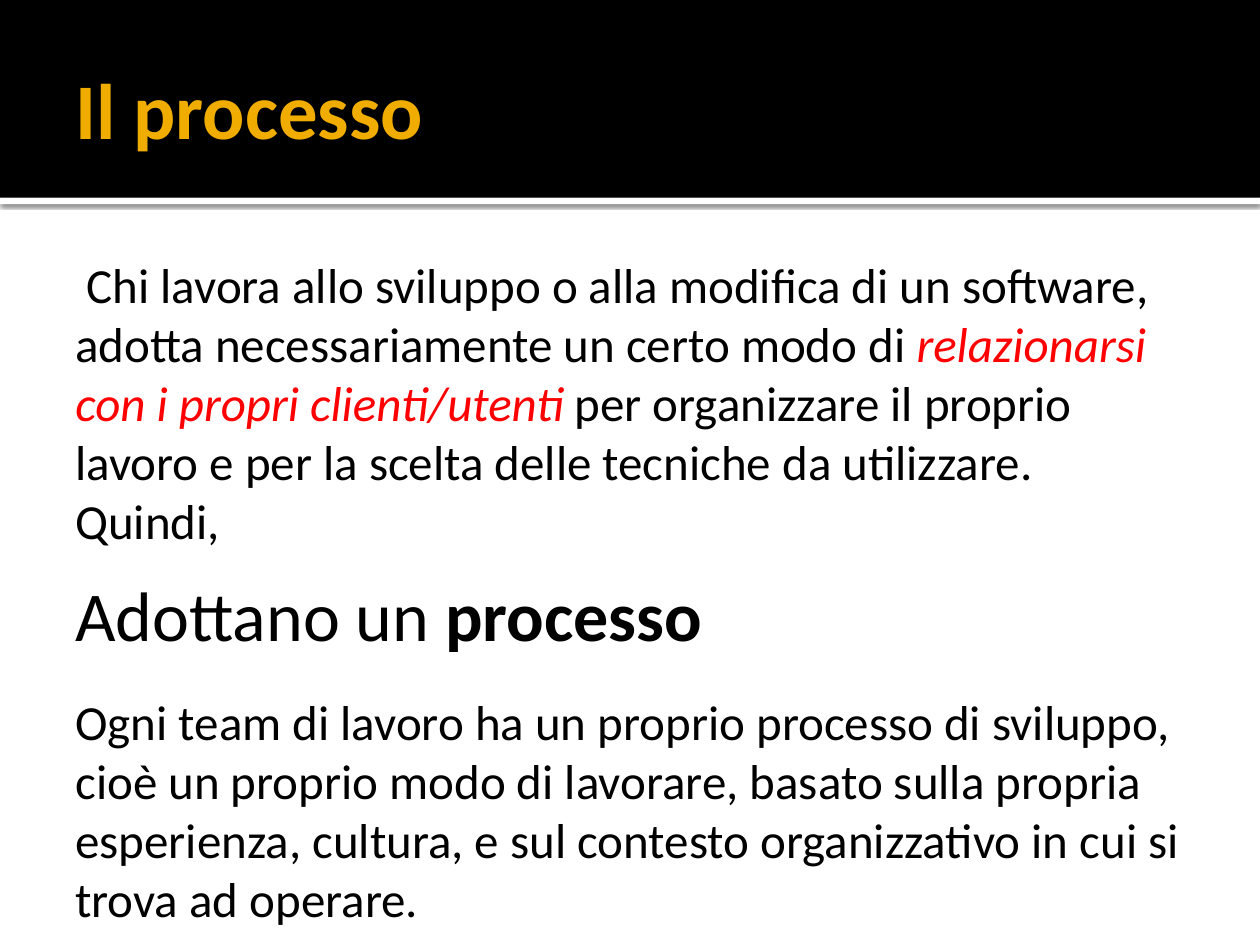
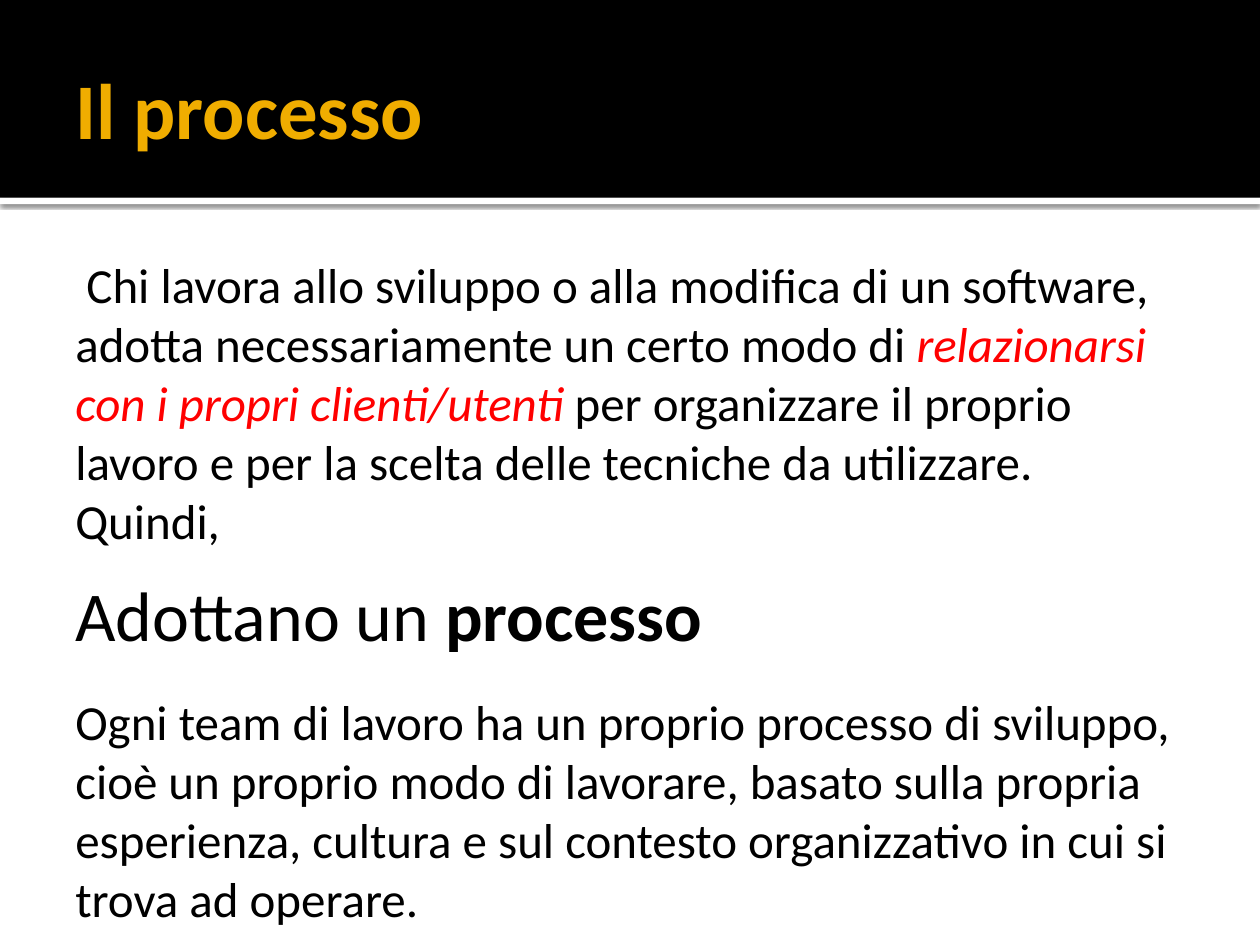
Before and after one commit to yan0z/ISW, a slide deck: slide 5 of Quesito 6 Team/Presentation1.pptx. Drawn at 1260x945 pixels with LibreOffice and Linux fonts; fonts in the diff are those of the drawing. Boxes give left, top, right and bottom in pixels: in the first picture for what was removed or moved away, otherwise in the second. Text is boxed around its words. In the diff, an @@ line names an element or a change of style, - is before the commit and + after.

```diff
--- a/Quesito 6 Team/Presentation1.pptx
+++ b/Quesito 6 Team/Presentation1.pptx
@@ text at bbox=[75, 706, 1169, 925]: text changed @@
-Ogni team di lavoro ha un proprio processo di sviluppo, cioè un proprio modo di lavorare, basato sulla propria esperienza, cultura, e sul contesto organizzativo in cui si trova ad operare.
+Ogni team di lavoro ha un proprio processo di sviluppo, cioè un proprio modo di lavorare, basato sulla propria esperienza, cultura e sul contesto organizzativo in cui si trova ad operare.
```
Also in this commit, not shown: 6 other slides changed, 7 slides added, 10 slides removed.
